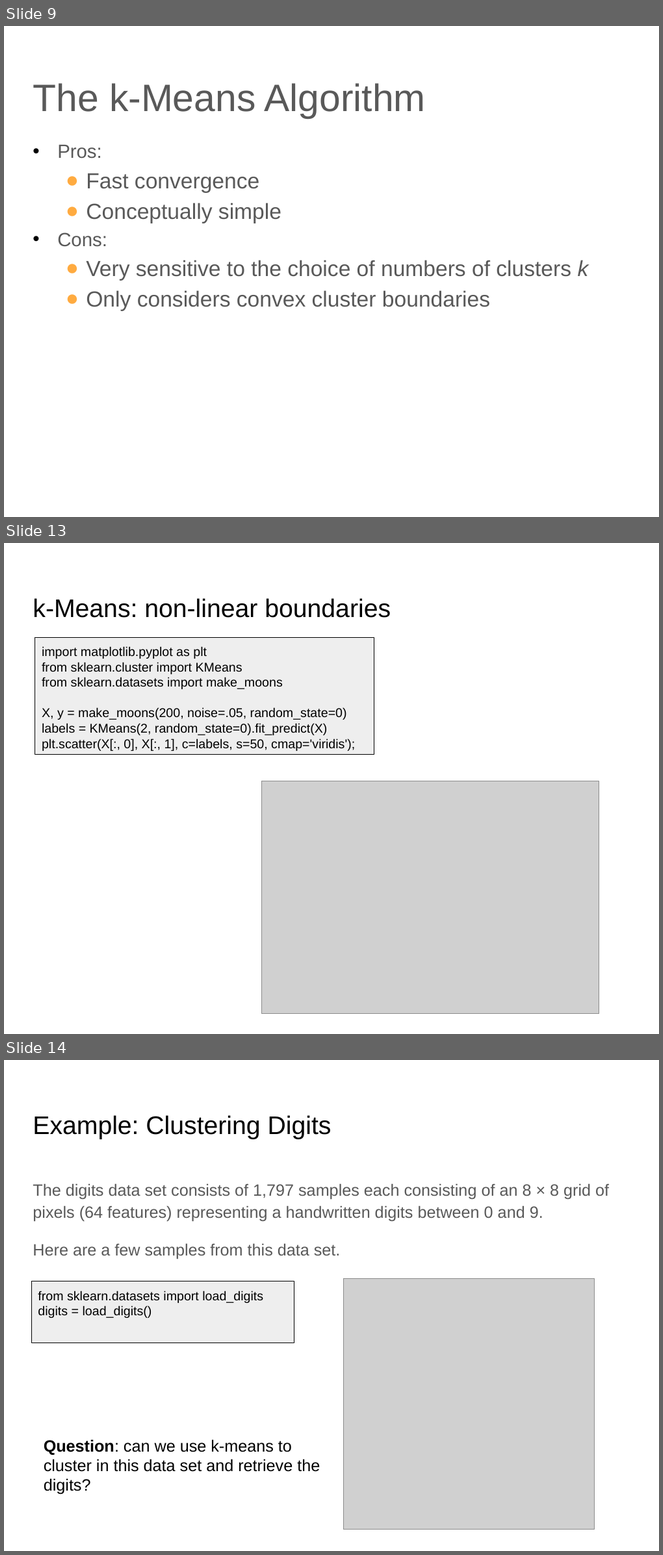
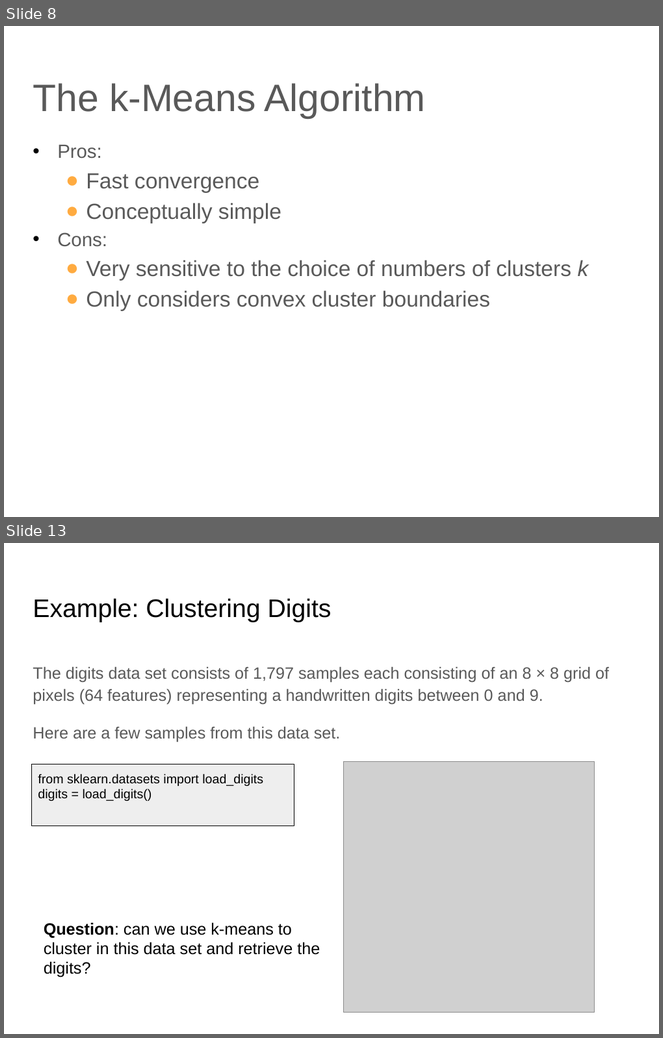
Before and after one commit to lutzhamel/CSC310, a slide deck: notes/17-unsupervised-learning.pptx. Shown one above the other, each under a label of ours: slides 9, 13 and 14 before the commit, slides 8 and 13 after it; the slides between them are not shown. The pictures are 663x1555 and 663x1038 pixels, drawn with LibreOffice and Linux fonts; fonts in the diff are those of the drawing; grey boxes stand for pictures. Boxes give left, top, right and bottom in pixels: in the first picture for what was removed or moved away, otherwise in the second. Text is boxed around its words. In the diff, an @@ line names an element or a change of style, - is before the commit and + after.

```diff
--- a/notes/17-unsupervised-learning.pptx
+++ b/notes/17-unsupervised-learning.pptx
@@ slide 13 removed at box(4, 543, 659, 1034), background #FFFFFF @@
@@ title removed at box(33, 598, 391, 618) @@
-k-Means: non-linear boundaries
@@ rectangle removed at box(35, 637, 375, 755) @@
-import matplotlib.pyplot as plt
-from sklearn.cluster import KMeans
-from sklearn.datasets import make_moons
-X, y = make_moons(200, noise=.05, random_state=0)
-labels = KMeans(2, random_state=0).fit_predict(X)
-plt.scatter(X[:, 0], X[:, 1], c=labels, s=50, cmap='viridis');
@@ picture removed at box(262, 782, 599, 1014) @@
@@ what was slide 9 is now slide 8 @@
@@ what was slide 14 is now slide 13 @@
```
Also in this commit, not shown: 10 slides changed, 1 slide added, 1 other slide removed, 2 other files.
